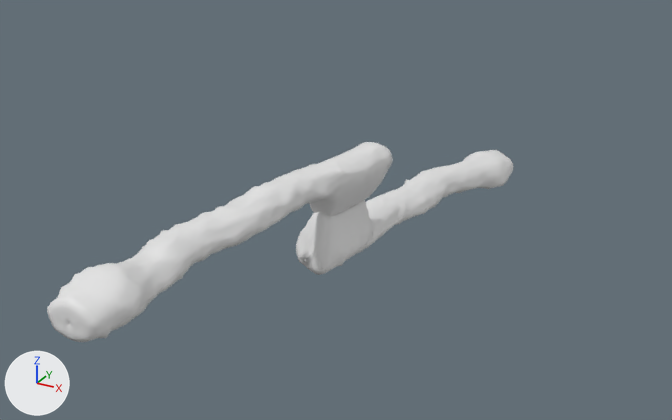
An edit to the Blender file room01/room01.blend, drawn before and after from the same camera.
Camera for both pictures: a 50 mm camera at (31.1, -44.2, 24.8) aimed at (-3.0, 17.7, -6.1). Lighting does not change. The marker at lower left points along +X, +Y and +Z.
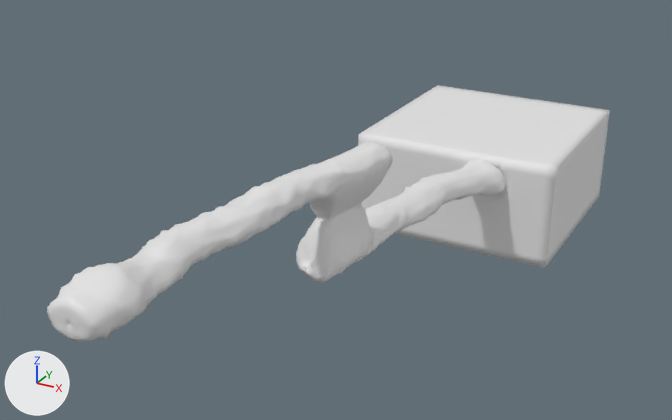
Commit message: room03a added (planes); room01 updated with new cube room and joined 2 cynlinder rooms

Location of each change, [x1, y1, x2, y2] in pixels of the pictures (672 x 420 px):
'Cube', added
    after: [358, 85, 610, 268]
'Cylinder', reshaped (33% wider)
    before: [47, 142, 393, 342]
    after: [47, 142, 506, 342]
'Cylinder.001', deleted
    before: [296, 150, 513, 275]
part 1 of me_cylinder_001, built on
    after: [296, 159, 506, 283]

Patch to the scene script:
```diff
--- a/room01/room01.blend.py
+++ b/room01/room01.blend.py
@@ me_cylinder_001 @@
 # used by ob_cylinder; location = (0.0, 0.0, 1.0)
-me_cylinder_001.from_pydata(...)  # 3797 vertices, 3747 faces; spans x -2.3..3.8, y -15.3..14.7, z -3.5..1.7
+me_cylinder_001.from_pydata(...)  # 7369 vertices, 7272 faces, 1 loose edge; spans x -2.3..6.1, y -15.3..37.0, z -10.1..1.7
+# me_cylinder_001 part 1: 3 vertices moved from x 0.1..1.6, y 8.9..13.3, z -3.5..-3.1 to x 0.1..1.5, y 8.9..13.3, z -3.5..-3.1; 26 vertices removed from x 0.2..1.8, y 8.9..13.0, z -3.5..-3.3; 3556 vertices added at x -0.9..6.1, y 7.0..37.0, z -10.1..-3.4
@@ me_cube_001 @@
+me_cube_001.from_pydata(...)  # 1804 vertices, 1797 faces; spans x -10.0..10.0, y -10.0..10.0, z -5.0..5.0
+me_cube_001.polygons.foreach_set('use_smooth', [True] * 1797)
@@ ob_cylinder_001 @@
-ob_cylinder_001 = bpy.data.objects.new('Cylinder.001', me_cylinder_002)
-ob_cylinder_001.location = (1.38, 21.97, -5.77)
-ob_cylinder_001.rotation_euler = (-0.0784, 2.809, 2.906)  # degrees (-4.5, 161, 167)
-_m = ob_cylinder_001.modifiers.new('Solidify', 'SOLIDIFY')
-_m.nonmanifold_thickness_mode = 'FIXED'
-_m.nonmanifold_merge_threshold = 0.0003
@@ ob_cube @@
+ob_cube = bpy.data.objects.new('Cube', me_cube_001)
+ob_cube.location = (0.52, 44.24, -10.58)
+_m = ob_cube.modifiers.new('Solidify', 'SOLIDIFY')
+_m.nonmanifold_thickness_mode = 'FIXED'
+_m.nonmanifold_merge_threshold = 0.0003
```
